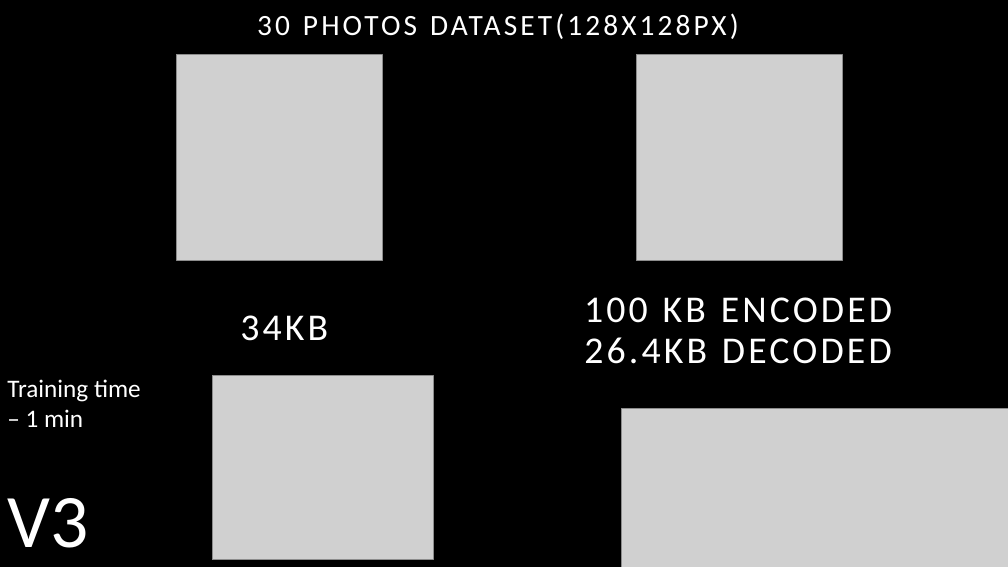
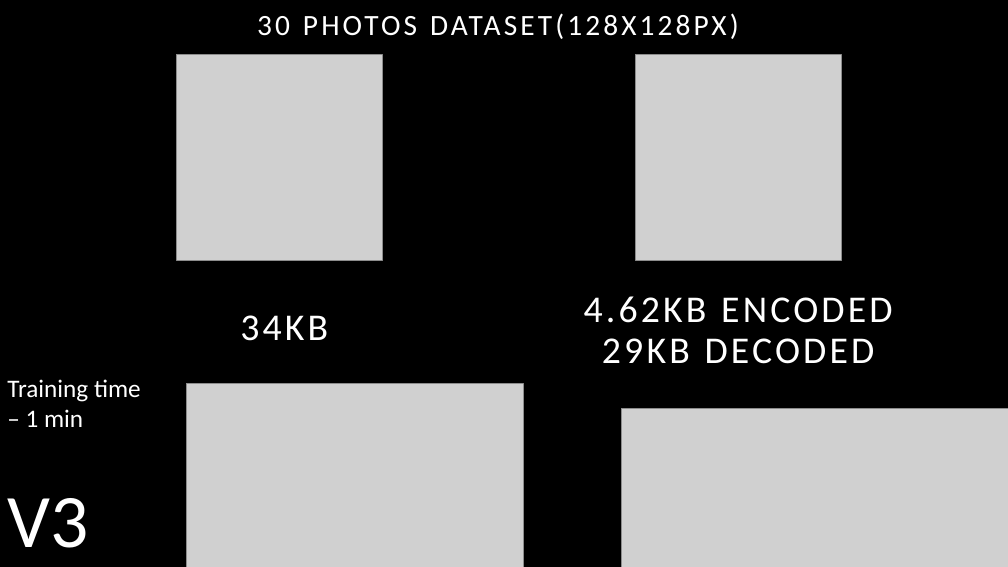
Before and after one commit to Heigen007/ai_photo_enhanse_python, a slide deck: slide 22 of ai_compression_project.pptx. Drawn at 1008x567 pixels with LibreOffice and Linux fonts; fonts in the diff are those of the drawing; grey boxes stand for pictures. Boxes give left, top, right and bottom in pixels: in the first picture for what was removed or moved away, otherwise in the second. Text is boxed around its words. In the diff, an @@ line names an element or a change of style, - is before the commit and + after.

```diff
--- a/ai_compression_project.pptx
+++ b/ai_compression_project.pptx
@@ text at (x1=584, y1=296, x2=892, y2=364): text changed @@
-100 KB ENCODED
-26.4KB DECODED
+4.62KB ENCODED
+29KB DECODED
@@ picture resized from (x1=212, y1=376, x2=433, y2=560) to (x1=187, y1=384, x2=523, y2=567) @@
```
Also in this commit, not shown: 6 other slides changed, 3 slides added, 8 other files.
